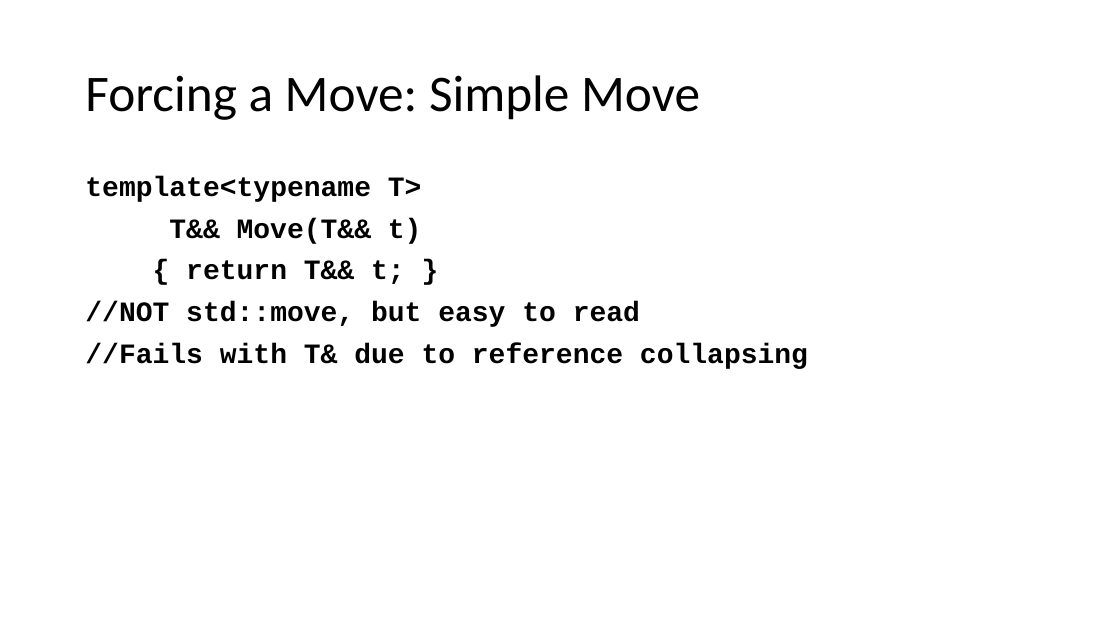
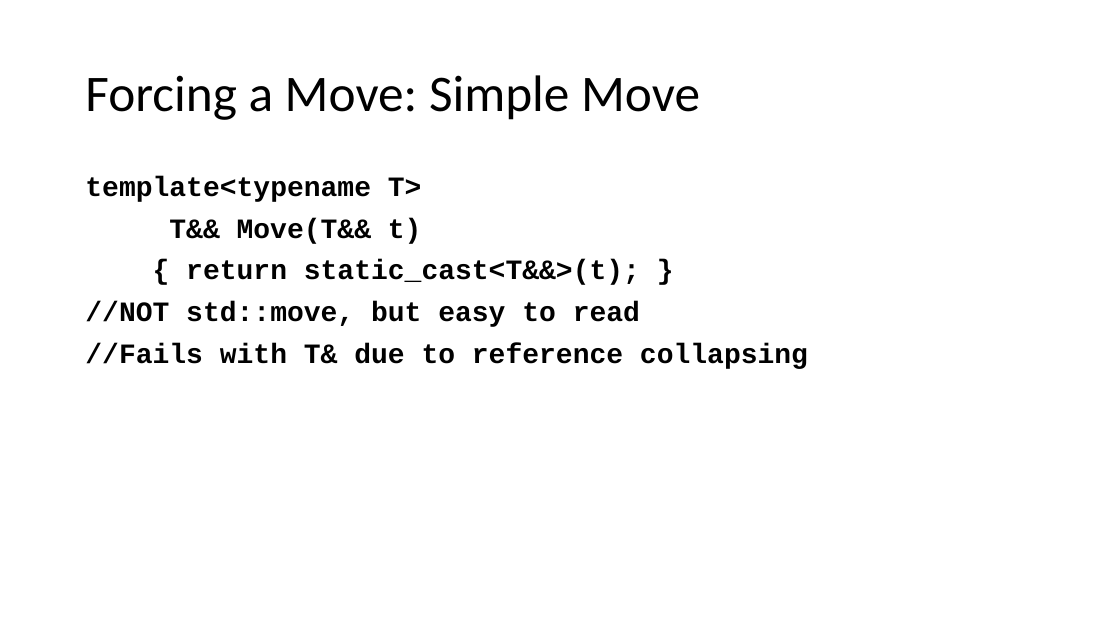
Before and after one commit to lissom/NYCCPP_MOVESEMANTICS, a slide deck: slide 18 of Cpp11-Move semantics.pptx. Drawn at 1120x630 pixels with LibreOffice and Linux fonts; fonts in the diff are those of the drawing. Boxes give left, top, right and bottom in pixels: in the first picture for what was removed or moved away, otherwise in the second. Text is boxed around its words. In the diff, an @@ line names an element or a change of style, - is before the commit and + after.

Commit message:
Update typos
There is still one I can't find.  One of the lines says "not" when it
shouldn't or vise versa.

```diff
--- a/Cpp11-Move semantics.pptx
+++ b/Cpp11-Move semantics.pptx
@@ text at box(186, 260, 640, 285): text changed @@
-{ return T&& t; }
+{ return static_cast<T&&>(t); }
```
Also in this commit, not shown: 5 other slides changed.
